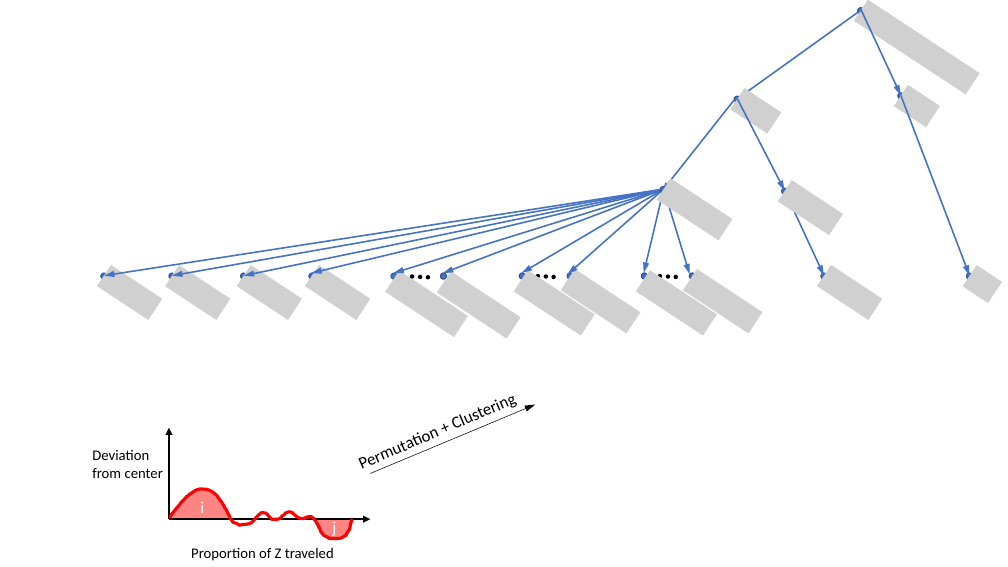
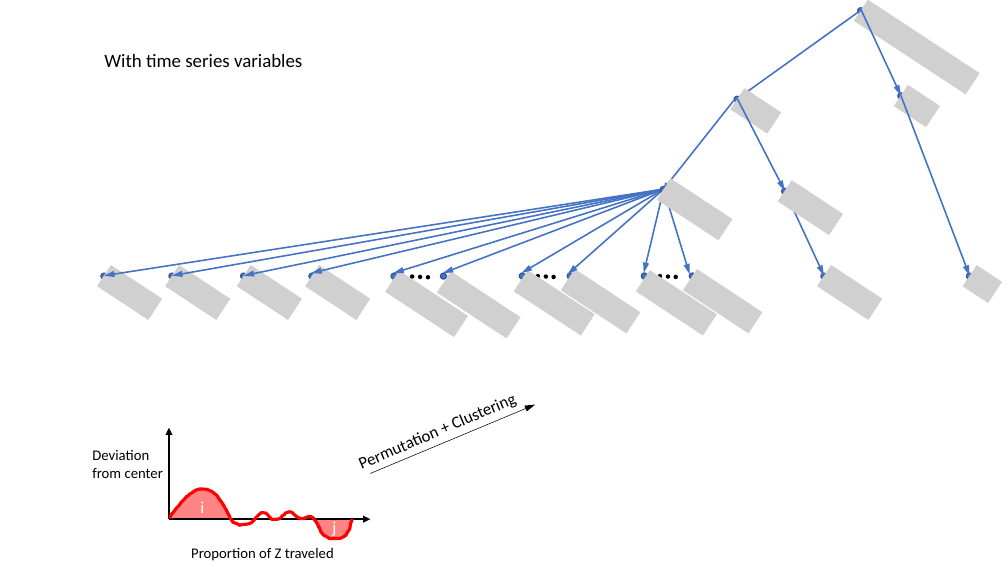
Before and after one commit to khenheller/subliminal_priming_w_motion_capture, a slide deck: slide 1 of presentation/2022_05_15_TreeBH method.pptx. Drawn at 1008x567 pixels with LibreOffice and Linux fonts; fonts in the diff are those of the drawing; grey boxes stand for pictures. Boxes give left, top, right and bottom in pixels: in the first picture for what was removed or moved away, otherwise in the second. Text is boxed around its words. In the diff, an @@ line names an element or a change of style, - is before the commit and + after.

```diff
--- a/presentation/2022_05_15_TreeBH method.pptx
+++ b/presentation/2022_05_15_TreeBH method.pptx
@@ text added at [104, 54, 302, 67], 18 pt, text #000000 @@
+With time series variables
```
Also in this commit, not shown: 1 slide added, 2 other files.
